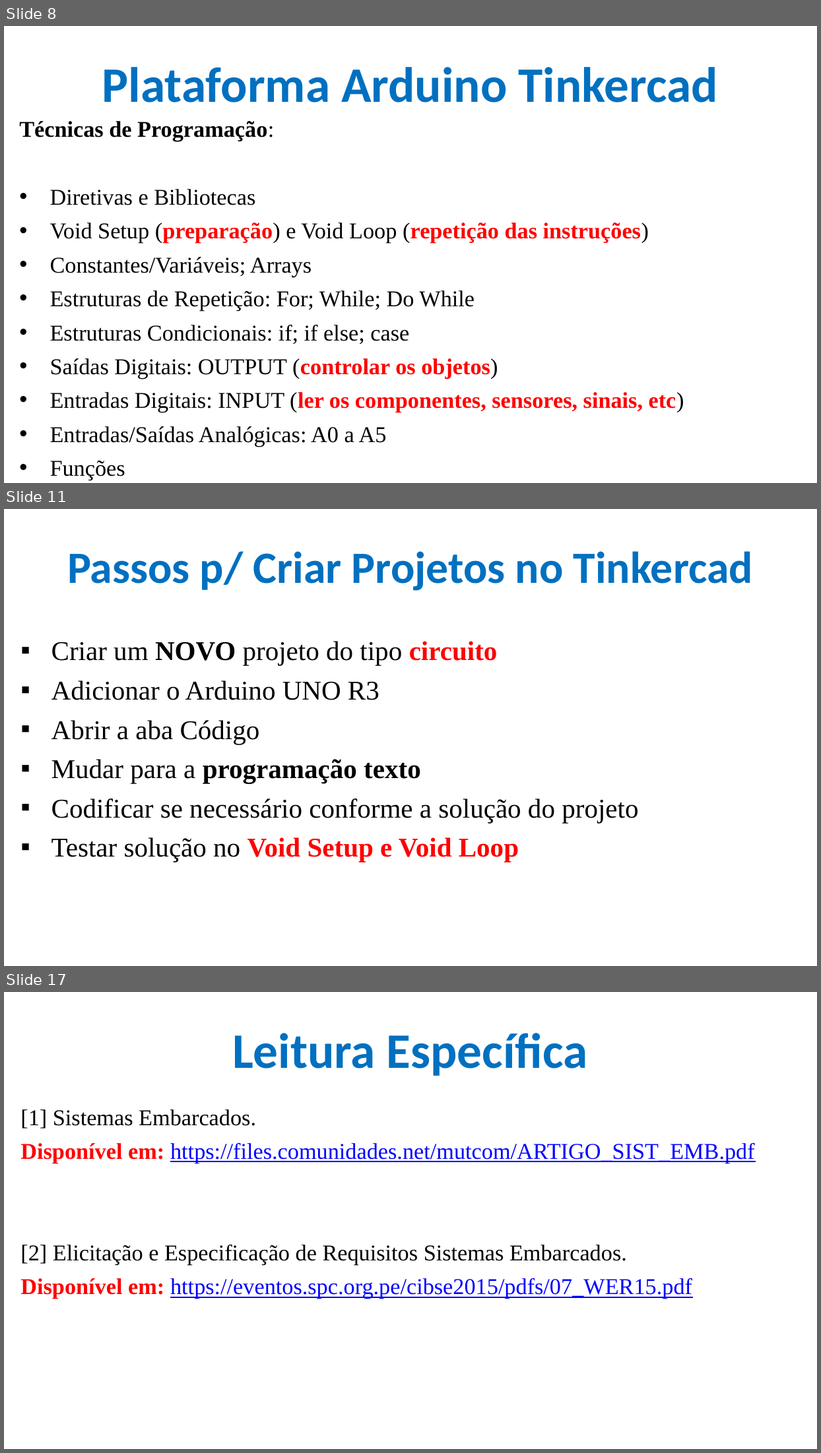
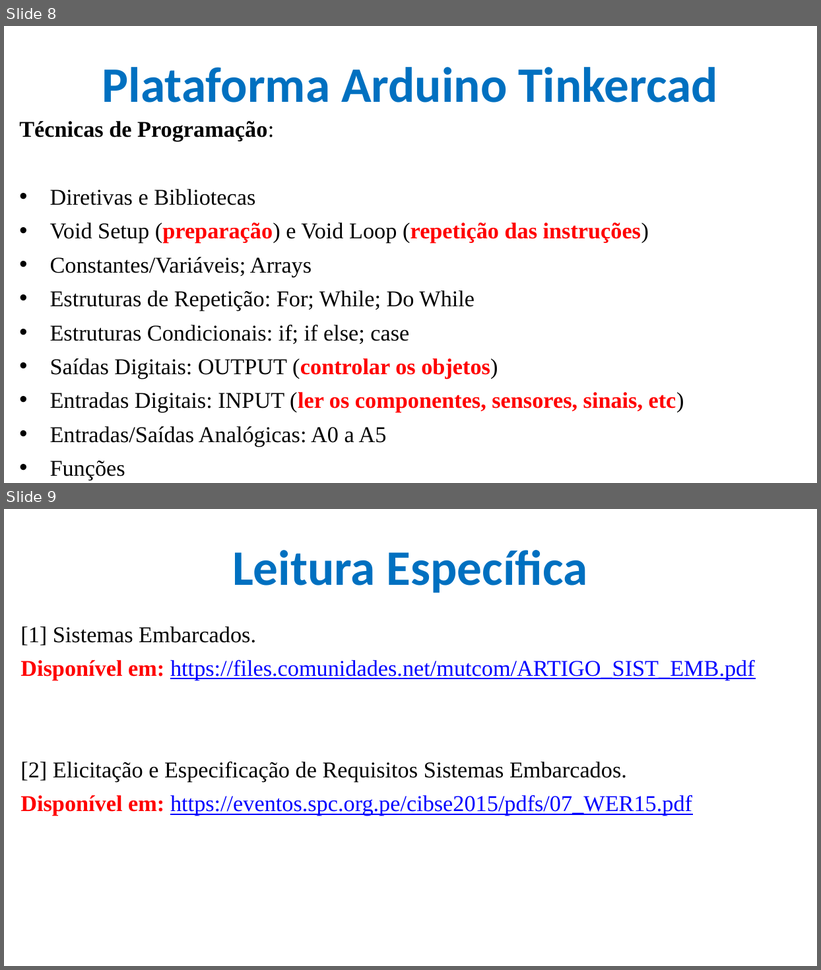
Before and after one commit to CloudEducationBrazil/WydenArea1ProgramacaoMicrocontroladores, a slide deck: 01 Classes/Aula 03 - Programação Microcontroladores - Arduino Tinkercad.pptx. Shown one above the other, each under a label of ours: slides 8, 11 and 17 before the commit, slides 8 and 9 after it; the slides between them are not shown. The pictures are 821x1453 and 821x970 pixels, drawn with LibreOffice and Linux fonts; fonts in the diff are those of the drawing; background and template pictures are left out. Boxes give left, top, right and bottom in pixels: in the first picture for what was removed or moved away, otherwise in the second. Text is boxed around its words. In the diff, an @@ line names an element or a change of style, - is before the commit and + after.

```diff
--- a/01 Classes/Aula 03 - Programação Microcontroladores - Arduino Tinkercad.pptx
+++ b/01 Classes/Aula 03 - Programação Microcontroladores - Arduino Tinkercad.pptx
@@ slide 11 removed at box(4, 509, 817, 966), background picture (left out) @@
@@ title removed at box(67, 551, 753, 591) @@
-Passos p/ Criar Projetos no Tinkercad
@@ text removed at box(52, 641, 638, 862) @@
-▪ Criar um NOVO projeto do tipo circuito
-▪ Adicionar o Arduino UNO R3
-▪ Abrir a aba Código
-▪ Mudar para a programação texto
-▪ Codificar se necessário conforme a solução do projeto
-▪ Testar solução no Void Setup e Void Loop
@@ what was slide 17 is now slide 9 @@
```
Also in this commit, not shown: 1 slide changed, 7 other slides removed, 1 other file.
